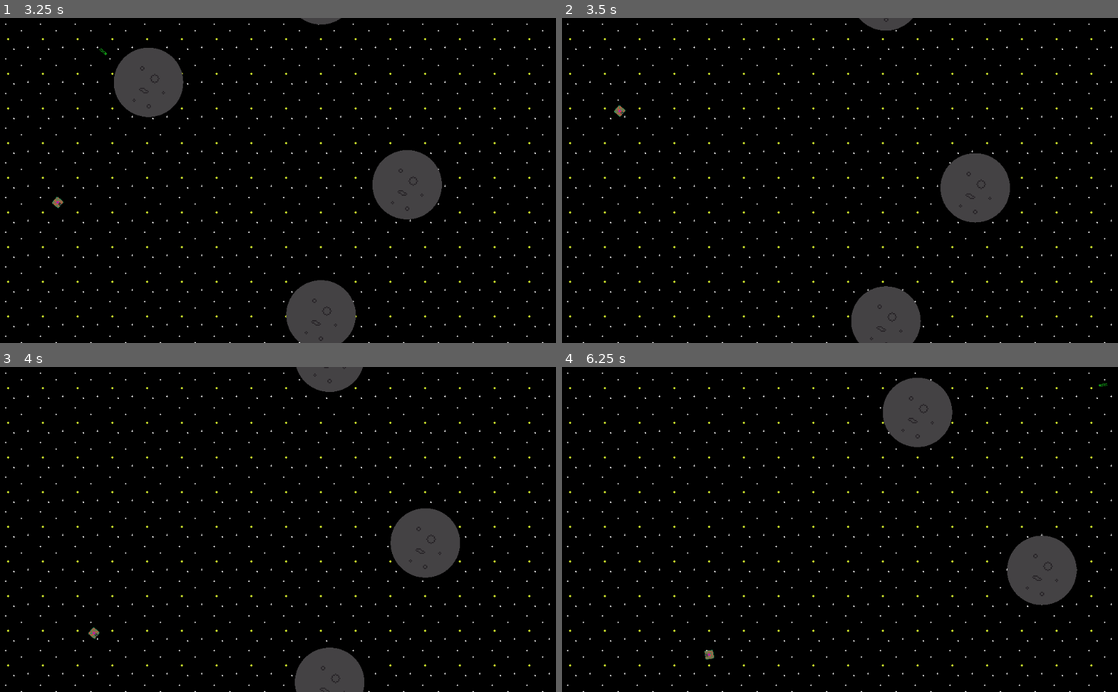
Above: before the commit, frames 1-4 (two rows, left to right).
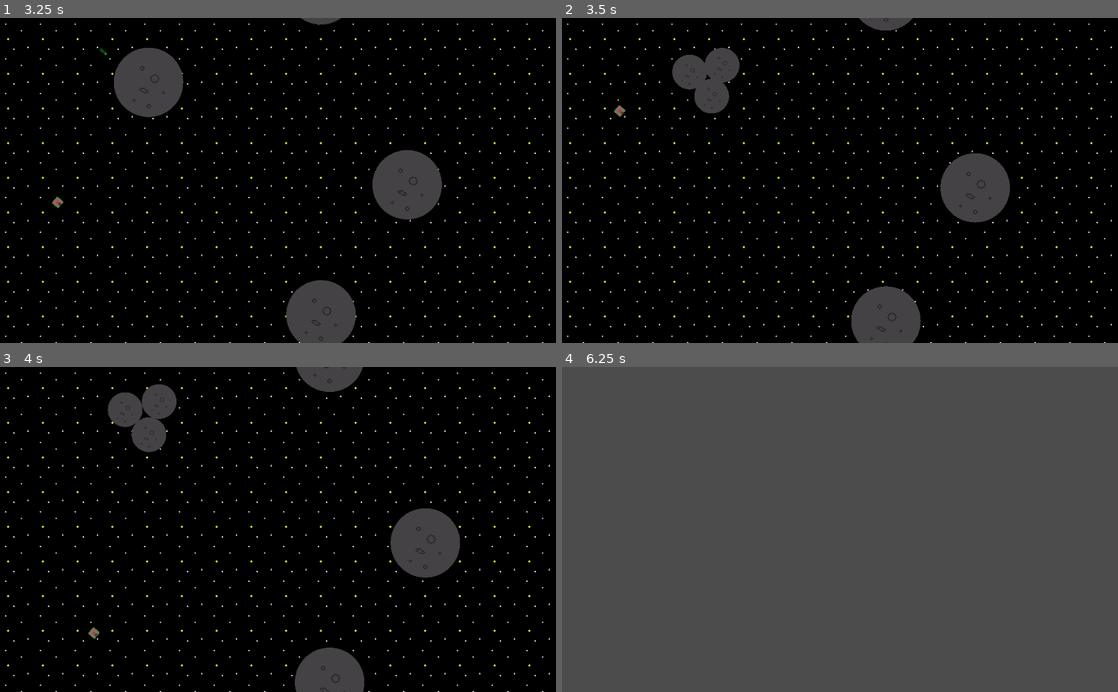
Above: after the commit, the same moments.

Repository: kybek/asteroids
Game: Godot game, scene res://World/World.tscn
Two runs of this game, one before a commit and one after it. Both use one fixed random seed, a clock stepped at 60 frames per second and the inputs below.
Inputs:
- Up to frame 1 (3.25 s): hold Up (boost) 0.53-1.28 s; tap Left (rotate_ccw) at 1.35 s; hold Right (rotate_cw) 2.03-2.78 s; tap Space (shoot) at 2.85 s
- Up to frame 2 (3.5 s): no input
- Up to frame 3 (4 s): hold Up (boost) from 3.53 s (still down)
- Up to frame 4 (6.25 s): release Up (boost) at 4.28 s; tap Left (rotate_ccw) at 4.35 s; hold Right (rotate_cw) 5.03-5.78 s; tap Space (shoot) at 5.85 s

Frame 1 is identical in both runs. In frame 2, 1.6% of the frame differs, in the area x 19-32%, y 9-30%; in frame 3, 1.6%; in frame 4, 96%, in the area x 0-100%, y 0-100%.

Commit message:
Added small and large asteroids
Fixed #2
Fixed #4

Diff:
--- /dev/null
+++ b/Asteroids/MediumAsteroid/MediumAsteroid.gd
@@ -0,0 +1,10 @@
+extends Asteroid
+
+class_name MediumAsteroid
+
+signal destroy_medium_asteroid (asteroid)
+
+func destroy (direction : Vector2):
+	destroyed_direction = direction
+	print("medium asteroid destroyed")
+	emit_signal("destroy_medium_asteroid", self)
--- /dev/null
+++ b/Asteroids/MediumAsteroid/MediumAsteroid.tscn
@@ -0,0 +1,23 @@
+[gd_scene load_steps=6 format=2]
+
+[ext_resource path="res://Asteroids/MediumAsteroid/MediumAsteroid.gd" type="Script" id=1]
+[ext_resource path="res://Asteroids/Asteroid.shader" type="Shader" id=2]
+[ext_resource path="res://Assets/LargeAsteroid.png" type="Texture" id=3]
+
+[sub_resource type="CircleShape2D" id=1]
+radius = 32.0
+
+[sub_resource type="ShaderMaterial" id=2]
+shader = ExtResource( 2 )
+shader_param/radius = 0.5
+
+[node name="MediumAsteroid" type="RigidBody2D"]
+gravity_scale = 0.0
+script = ExtResource( 1 )
+
+[node name="CollisionShape2D" type="CollisionShape2D" parent="."]
+shape = SubResource( 1 )
+
+[node name="Sprite" type="Sprite" parent="CollisionShape2D"]
+material = SubResource( 2 )
+texture = ExtResource( 3 )
--- /dev/null
+++ b/Asteroids/SmallAsteroid/SmallAsteroid.gd
@@ -0,0 +1,10 @@
+extends Asteroid
+
+class_name SmallAsteroid
+
+signal destroy_small_asteroid (asteroid)
+
+func destroy (direction : Vector2):
+	destroyed_direction = direction
+	print("small asteroid destroyed")
+	emit_signal("destroy_small_asteroid", self)
--- /dev/null
+++ b/Asteroids/SmallAsteroid/SmallAsteroid.tscn
@@ -0,0 +1,24 @@
+[gd_scene load_steps=6 format=2]
+
+[ext_resource path="res://Asteroids/SmallAsteroid/SmallAsteroid.gd" type="Script" id=1]
+[ext_resource path="res://Asteroids/Asteroid.shader" type="Shader" id=2]
+[ext_resource path="res://Assets/LargeAsteroid.png" type="Texture" id=3]
+
+[sub_resource type="CircleShape2D" id=1]
+radius = 16.0
+
+[sub_resource type="ShaderMaterial" id=2]
+shader = ExtResource( 2 )
+shader_param/radius = 0.5
+
+[node name="SmallAsteroid" type="RigidBody2D"]
+gravity_scale = 0.0
+script = ExtResource( 1 )
+
+[node name="Shape" type="CollisionShape2D" parent="."]
+shape = SubResource( 1 )
+
+[node name="Sprite" type="Sprite" parent="Shape"]
+material = SubResource( 2 )
+scale = Vector2( 0.5, 0.5 )
+texture = ExtResource( 3 )
--- a/World/World.gd
+++ b/World/World.gd
@@ -13,14 +13,12 @@
 func _ready ():
 	screen_size = get_viewport_rect().size
 
-	get_node("LargeAsteroid1").set_velocity_random()
-	get_node("LargeAsteroid2").set_velocity_random()
-	get_node("LargeAsteroid3").set_velocity_random()
+	for i in range(1, 4):
+		get_node("LargeAsteroid" + str(i)).set_velocity_random()
+		get_node("LargeAsteroid" + str(i)).connect("destroy_large_asteroid", self, "destroy_large_asteroid")
 
-	for dir in range(0, 4):
-		copy_asteroid(get_node("LargeAsteroid1"), dirs[dir])
-		copy_asteroid(get_node("LargeAsteroid2"), dirs[dir])
-		copy_asteroid(get_node("LargeAsteroid3"), dirs[dir])
+		for dir in range(0, 4):
+			copy_asteroid(get_node("LargeAsteroid" + str(i)), dirs[dir])
 
 func copy_ship (ship : KinematicBody2D, dir : Vector2) -> void:
 	var ship2 = preload("res://Ship/Ship.tscn").instance()
@@ -35,11 +33,54 @@
 	if asteroid is LargeAsteroid:
 		asteroid2 = preload("res://Asteroids/LargeAsteroid/LargeAsteroid.tscn").instance()
 
+	if asteroid is MediumAsteroid:
+		asteroid2 = preload("res://Asteroids/MediumAsteroid/MediumAsteroid.tscn").instance()
+
+	if asteroid is SmallAsteroid:
+		asteroid2 = preload("res://Asteroids/SmallAsteroid/SmallAsteroid.tscn").instance()
+
 	asteroid2.make_dummy()
 	asteroid2.set_mode(1)
 	asteroid2.position = Vector2(screen_size.x * dir.x, screen_size.y * dir.y)
 	asteroid2.rotation = asteroid.rotation
 	asteroid.add_child(asteroid2)
+
+func destroy_large_asteroid (asteroid : LargeAsteroid):
+	var position := asteroid.position
+	var velocity := asteroid.get_linear_velocity()
+	var direction := asteroid.destroyed_direction
+
+	asteroid.queue_free()
+
+	for i in range(0, 3):
+		var new_asteroid = preload("res://Asteroids/MediumAsteroid/MediumAsteroid.tscn").instance()
+		new_asteroid.position = position + direction.rotated(i * 120.0 / 180.0)
+		new_asteroid.set_linear_velocity(velocity.rotated(i * 120.0 / 180.0))
+		new_asteroid.connect("destroy_medium_asteroid", self, "destroy_medium_asteroid")
+		add_child(new_asteroid)
+
+		for dir in range(0, 4):
+			copy_asteroid(new_asteroid, dirs[dir])
+
+func destroy_medium_asteroid (asteroid : MediumAsteroid):
+	var position := asteroid.position
+	var velocity := asteroid.get_linear_velocity()
+	var direction := asteroid.destroyed_direction
+
+	asteroid.queue_free()
+
+	for i in range(0, 3):
+		var new_asteroid = preload("res://Asteroids/SmallAsteroid/SmallAsteroid.tscn").instance()
+		new_asteroid.position = position + direction.rotated(i * 120.0 / 180.0)
+		new_asteroid.set_linear_velocity(velocity.rotated(i * 120.0 / 180.0))
+		new_asteroid.connect("destroy_small_asteroid", self, "destroy_small_asteroid")
+		add_child(new_asteroid)
+
+		for dir in range(0, 4):
+			copy_asteroid(new_asteroid, dirs[dir])
+
+func destroy_small_asteroid (asteroid : SmallAsteroid) -> void:
+	asteroid.queue_free()
 
 func _process (delta):
 	for child in get_children():
--- a/asteroids/Asteroid.gd
+++ b/asteroids/Asteroid.gd
@@ -10,6 +10,7 @@
 const screen_buffer = 0
 
 var is_dummy := false
+var destroyed_direction := Vector2(0.0, 0.0)
 
 func _integrate_forces(state):
 	if is_dummy:
--- a/asteroids/LargeAsteroid/LargeAsteroid.gd
+++ b/asteroids/LargeAsteroid/LargeAsteroid.gd
@@ -2,6 +2,9 @@
 
 class_name LargeAsteroid
 
+signal destroy_large_asteroid (asteroid)
+
 func destroy (direction : Vector2):
-	print("destroyed")
-	queue_free()
+	destroyed_direction = direction
+	print("large asteroid destroyed")
+	emit_signal("destroy_large_asteroid", self)
--- a/project.godot
+++ b/project.godot
@@ -23,11 +23,23 @@
 "class": "LaserBeam",
 "language": "GDScript",
 "path": "res://LaserBeam/LaserBeam.gd"
+}, {
+"base": "Asteroid",
+"class": "MediumAsteroid",
+"language": "GDScript",
+"path": "res://Asteroids/MediumAsteroid/MediumAsteroid.gd"
+}, {
+"base": "Asteroid",
+"class": "SmallAsteroid",
+"language": "GDScript",
+"path": "res://Asteroids/SmallAsteroid/SmallAsteroid.gd"
 } ]
 _global_script_class_icons={
 "Asteroid": "",
 "LargeAsteroid": "",
-"LaserBeam": ""
+"LaserBeam": "",
+"MediumAsteroid": "",
+"SmallAsteroid": ""
 }
 
 [application]
